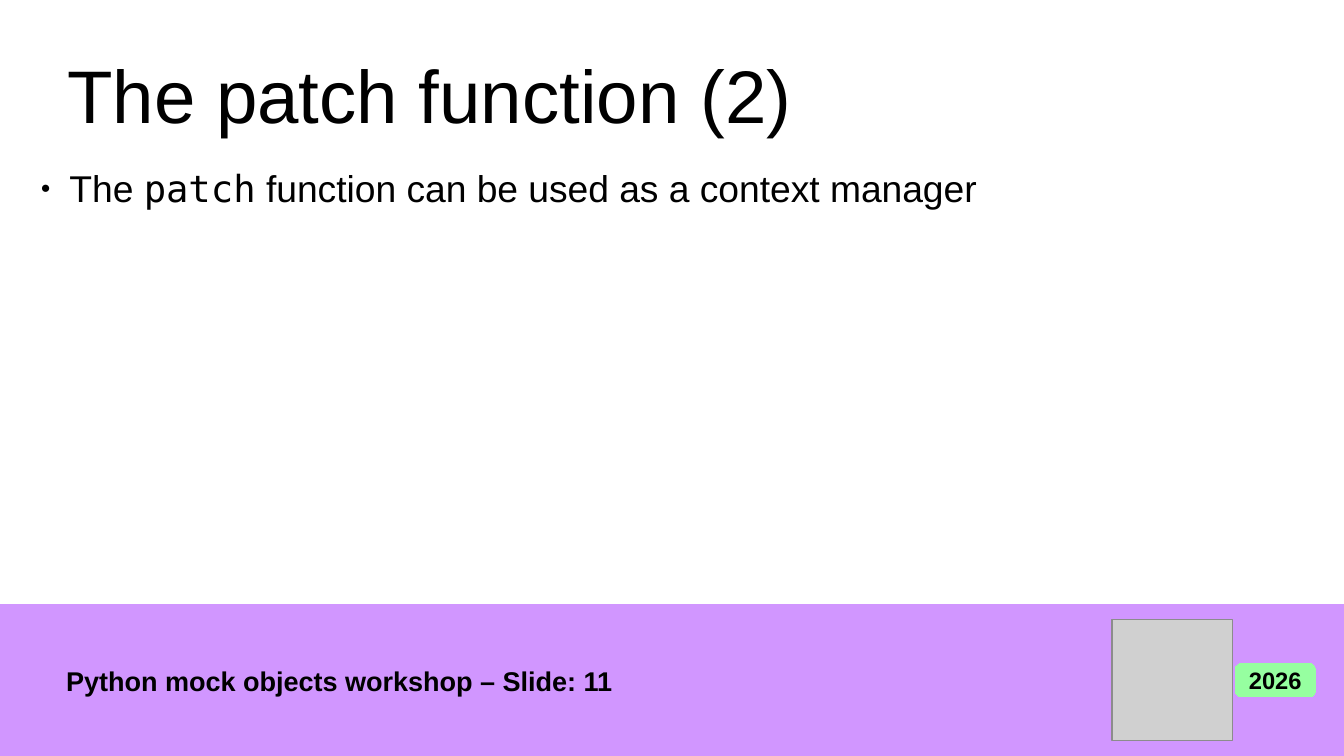
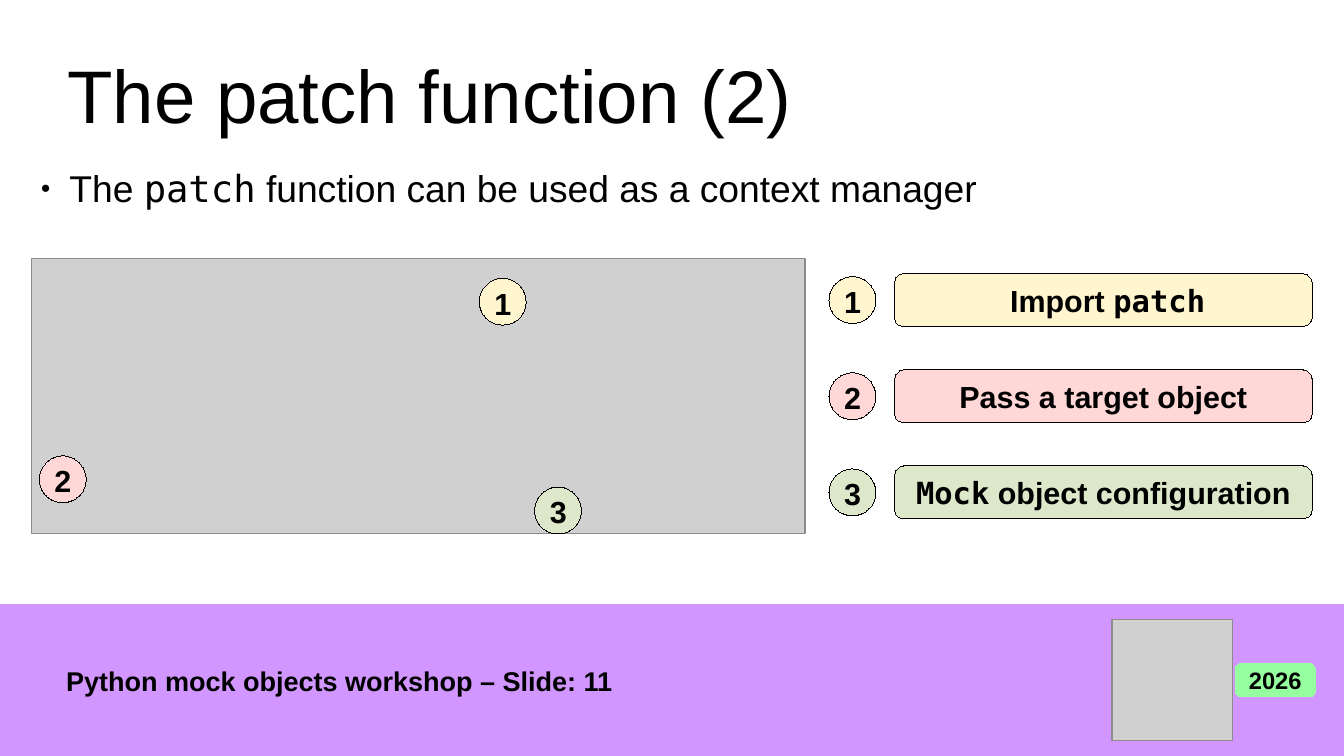
Before and after one commit to giusepperaffa/pycon-wroclaw-2026, a slide deck: slide 11 of Python_Mock_Objects_Workshop.odp. Drawn at 1344x756 pixels with LibreOffice and Linux fonts; fonts in the diff are those of the drawing; grey boxes stand for pictures. Boxes give left, top, right and bottom in pixels: in the first picture for what was removed or moved away, otherwise in the second. Text is boxed around its words. In the diff, an @@ line names an element or a change of style, - is before the commit and + after.

Commit message:
Complete slides for patch function

```diff
--- a/Python_Mock_Objects_Workshop.odp
+++ b/Python_Mock_Objects_Workshop.odp
@@ group added at [32, 259, 1314, 534]: 6 ellipses, 6 texts, 3 rounded rectangles, 1 picture @@
+Import patch
+1
+Pass a target object
+2
+Mock object configuration
+3
+3
+2
+1
```
Also in this commit, not shown: 3 other slides changed, 1 other file.
